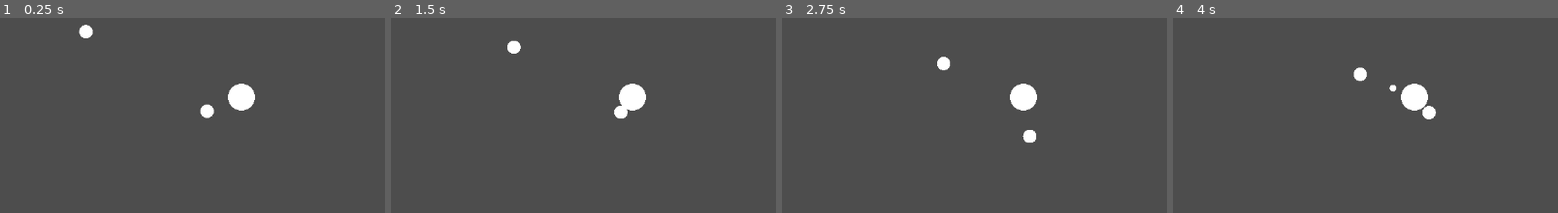
Above: before the commit, frames 1-4 (left to right).
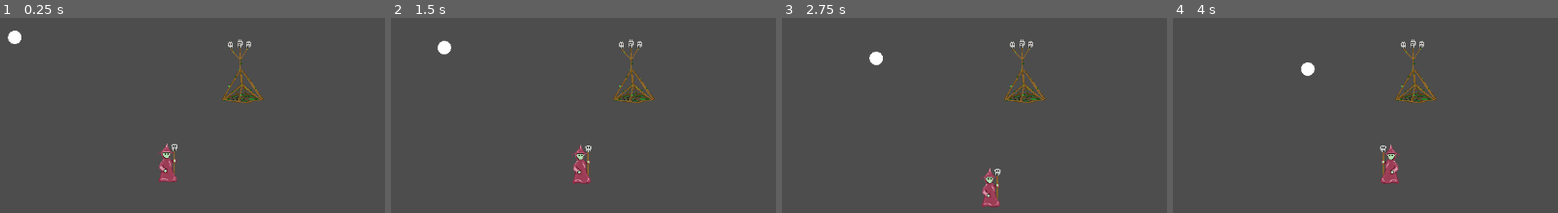
Above: after the commit, the same moments.

Repository: elemel/unholy-sanctum
Game: Godot game, scene res://scenes/main.tscn
The game is run twice, just before and just after one commit, with the same random seed, the same clock (stepped at 60 frames per second) and the same inputs.
Inputs:
- Up to frame 1 (0.25 s): no input
- Up to frame 2 (1.5 s): hold D (move_right) 0.53-1.28 s; hold S (move_down) from 1.28 s (still down)
- Up to frame 3 (2.75 s): release S (move_down) at 2.03 s; hold D (move_right) from 2.03 s (still down)
- Up to frame 4 (4 s): release D (move_right) at 2.78 s; hold W (move_up) 2.78-3.53 s; hold A (move_left) from 3.53 s (still down)

The runs differ from the first frame. In frame 1, 2.5% of the frame differs, in the area x 2-69%, y 3-85%; in frame 2, 2.5%; in frame 3, 2.5%; in frame 4, 2.6%, in the area x 33-69%, y 10-86%.

Commit message:
Revert to physics

Diff:
--- a/scenes/altar.tscn
+++ b/scenes/altar.tscn
@@ -1,16 +1,19 @@
-[gd_scene load_steps=3 format=3 uid="uid://noltwi3xdib7"]
+[gd_scene load_steps=4 format=3 uid="uid://noltwi3xdib7"]
 
-[sub_resource type="CapsuleMesh" id="CapsuleMesh_jgrbc"]
-radius = 20.0
-height = 40.0
+[ext_resource type="Script" path="res://scripts/altar.gd" id="1_2237s"]
+[ext_resource type="Texture2D" uid="uid://cx13ehy4jmj2p" path="res://images/altar.png" id="1_wawyv"]
 
-[sub_resource type="CircleShape2D" id="CircleShape2D_vlbqr"]
-radius = 20.0
+[sub_resource type="RectangleShape2D" id="RectangleShape2D_8g1xx"]
+size = Vector2(56, 16)
 
 [node name="Altar" type="StaticBody2D"]
-
-[node name="MeshInstance2D" type="MeshInstance2D" parent="."]
-mesh = SubResource("CapsuleMesh_jgrbc")
+script = ExtResource("1_2237s")
 
 [node name="CollisionShape2D" type="CollisionShape2D" parent="."]
-shape = SubResource("CircleShape2D_vlbqr")
+position = Vector2(2, 0)
+shape = SubResource("RectangleShape2D_8g1xx")
+
+[node name="Altar" type="Sprite2D" parent="."]
+texture_filter = 3
+position = Vector2(1, -37)
+texture = ExtResource("1_wawyv")
--- a/scenes/archer.tscn
+++ b/scenes/archer.tscn
@@ -9,8 +9,7 @@
 radius = 10.0
 height = 20.0
 
-[node name="Archer" type="Area2D"]
-position = Vector2(-234, -99)
+[node name="Archer" type="CharacterBody2D"]
 script = ExtResource("1_aob7w")
 acceleration = 100.0
 speed = 50.0
--- a/scenes/main.tscn
+++ b/scenes/main.tscn
@@ -11,5 +11,8 @@
 [node name="Altar" parent="." instance=ExtResource("1_3ks14")]
 
 [node name="Necromancer" parent="." instance=ExtResource("1_udj25")]
+position = Vector2(-110, 119)
 
 [node name="Archer" parent="." instance=ExtResource("3_xgidf")]
+position = Vector2(-340, -90)
+velocity = Vector2(2.08165e-12, 2.08165e-12)
--- a/scenes/necromancer.tscn
+++ b/scenes/necromancer.tscn
@@ -1,21 +1,21 @@
 [gd_scene load_steps=4 format=3 uid="uid://bnpf13fmlyanh"]
 
 [ext_resource type="Script" path="res://scripts/necromancer.gd" id="1_4h2x4"]
+[ext_resource type="Texture2D" uid="uid://bsne7v43oi724" path="res://images/necromancer.png" id="2_3rbu3"]
 
-[sub_resource type="CircleShape2D" id="CircleShape2D_rs0lh"]
+[sub_resource type="RectangleShape2D" id="RectangleShape2D_ksyps"]
+size = Vector2(20, 10)
 
-[sub_resource type="CapsuleMesh" id="CapsuleMesh_42ry1"]
-radius = 10.0
-height = 20.0
-
-[node name="Necromancer" type="Area2D"]
-position = Vector2(-51, 21)
+[node name="Necromancer" type="CharacterBody2D"]
 script = ExtResource("1_4h2x4")
 acceleration = 100.0
 speed = 50.0
 
+[node name="Sprite2D" type="Sprite2D" parent="."]
+texture_filter = 3
+position = Vector2(1, -21)
+texture = ExtResource("2_3rbu3")
+
 [node name="CollisionShape2D" type="CollisionShape2D" parent="."]
-shape = SubResource("CircleShape2D_rs0lh")
-
-[node name="MeshInstance2D" type="MeshInstance2D" parent="."]
-mesh = SubResource("CapsuleMesh_42ry1")
+position = Vector2(0, 1)
+shape = SubResource("RectangleShape2D_ksyps")
--- /dev/null
+++ b/scripts/altar.gd
@@ -0,0 +1,5 @@
+extends StaticBody2D
+class_name Altar
+
+func _physics_process(_delta):
+    z_index = int(position.y)
--- a/scripts/archer.gd
+++ b/scripts/archer.gd
@@ -1,4 +1,4 @@
-extends Unit
+extends CharacterBody2D
 class_name Archer
 
 @export var acceleration = 200.0
@@ -7,7 +7,6 @@
 @export var arrow_scene: PackedScene
 @export var reload_duration = 1.0
 
-var velocity = Vector2.ZERO
 var fire_time = 0.0
 
 func _physics_process(delta):
@@ -31,4 +30,4 @@
             get_parent().add_child(arrow)
 
     velocity = velocity.move_toward(speed * move_direction, acceleration * delta)
-    position += velocity * delta
+    move_and_slide()
--- a/scripts/arrow.gd
+++ b/scripts/arrow.gd
@@ -1,4 +1,4 @@
-extends Unit
+extends Area2D
 class_name Arrow
 
 @export var speed = 100.0
--- a/scripts/necromancer.gd
+++ b/scripts/necromancer.gd
@@ -1,12 +1,22 @@
-extends Unit
+extends CharacterBody2D
 class_name Necromancer
 
 @export var acceleration = 200.0
 @export var speed = 100.0
+@export var spring_stiffness = 10.0
+@export var spring_damping = 1.0
 
-var velocity = Vector2.ZERO
+@onready var sprite = $"Sprite2D"
 
 func _physics_process(delta):
     var direction = Input.get_vector("move_left", "move_right", "move_up", "move_down")
     velocity = velocity.move_toward(speed * direction, acceleration * delta)
-    position += velocity * delta
+
+    z_index = int(position.y)
+
+    if direction.x < -0.5:
+        sprite.scale.x = -1
+    elif direction.x > 0.5:
+        sprite.scale.x = 1
+
+    move_and_slide()
--- a/scripts/unit.gd
+++ /dev/null
@@ -1,4 +0,0 @@
-extends Area2D
-class_name Unit
-
-@export var radius = 0.0
Not shown, added: images/altar.png.import
Not shown, added: images/blob.png.import
Not shown, added: images/necromancer.png.import
